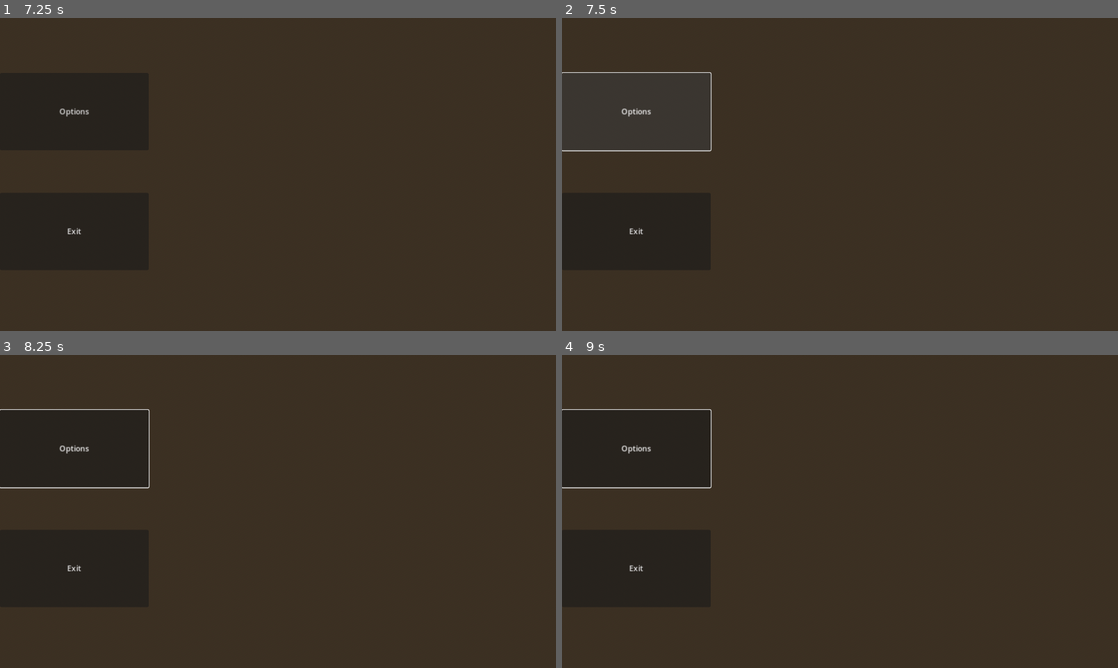
Above: before the commit, frames 1-4 (two rows, left to right).
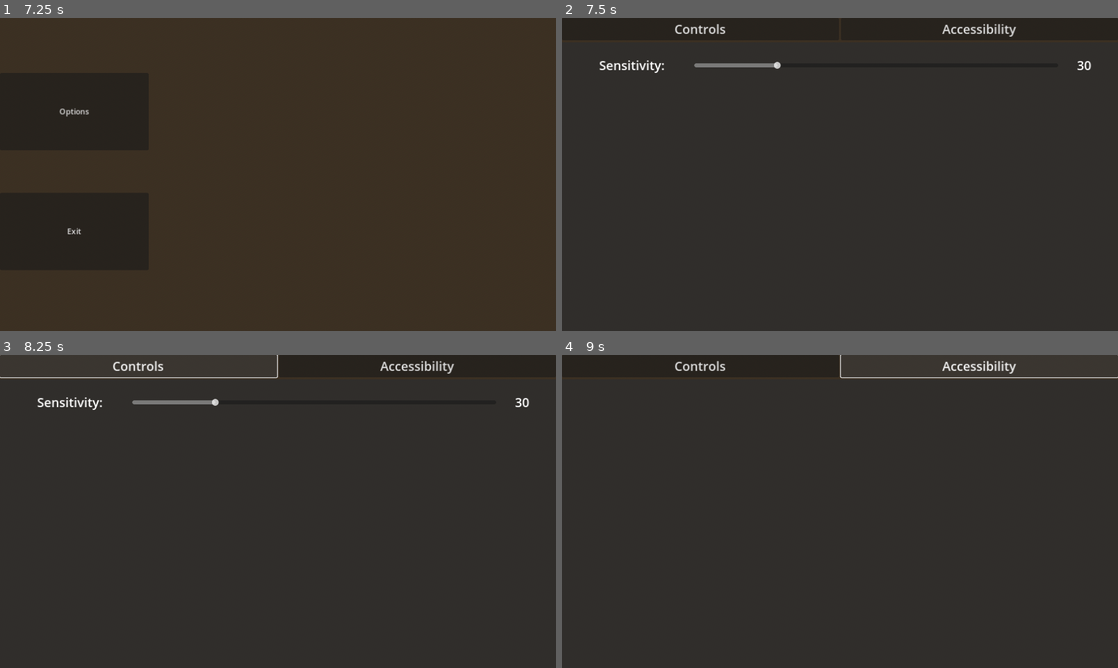
Above: after the commit, the same moments.

Repository: SamJoffy/The-H.I.G.H.L.I.G.H.T.-Reel-Settings-Test
Game: Godot game, scene res://Scenes/main_menu.tscn
The game is run twice, just before and just after one commit, with the same random seed, the same clock (stepped at 60 frames per second) and the same inputs.
Inputs (mouse positions are in pixels of both pictures, inside the frame that each line leads up to):
- Up to frame 1 (7.25 s): click "Options" at 0.5 s; click "Play" at 1.25 s; click (205, 262) at 2.02 s; type "12" at 2.1 s; click "Host" at 2.75 s; tap Enter at 3.5 s; move the mouse to (305, 174) at 3.52 s; hold W (forwards) from 3.53 s (still down); tap Shift (dash) every 0.75 s from 3.6 to 6.6 s; tap Space (jump) at 3.77, 4.52, 6.02, 6.5, 6.77 s; move the mouse to (250, 174) at 4.27 s; move the mouse to (289, 168) at 5.02 s; move the mouse to (272, 180) at 5.77 s; move the mouse to (316, 177) at 6.52 s; tap Escape (escape) at 7.15 s
- Up to frame 2 (7.5 s): release W (forwards) at 7.25 s; click "Options" at 7.25 s
- Up to frame 3 (8.25 s): click (139, 367) at 8 s, where only the run after the commit has a clickable "Controls"
- Up to frame 4 (9 s): click (979, 367) at 8.75 s, where only the run after the commit has a clickable "Accessibility"

Frame 1 is identical in both runs. In frame 2, 1.6% of the frame differs, in the area x 0-96%, y 1-70%; in frame 3, 1.9%, in the area x 0-96%, y 0-70%; in frame 4, 1.0%.
Error in both runs: Assertion failed: UPNP Discover Failed! Error 24 (res://Scripts/multiplayer_map.gd:46)

Commit message:
Implemented Sensitivity Settings
Only in game tho, still have to implement it to main menu

Diff:
--- a/Godot Files/Scenes/options.tscn
+++ b/Godot Files/Scenes/options.tscn
@@ -1,15 +1,22 @@
-[gd_scene load_steps=2 format=3 uid="uid://c0ycv5tnl0734"]
+[gd_scene load_steps=3 format=3 uid="uid://c0ycv5tnl0734"]
+
+[ext_resource type="Script" path="res://Scripts/options.gd" id="1_uo7e3"]
 
 [sub_resource type="StyleBoxFlat" id="StyleBoxFlat_268co"]
 bg_color = Color(0.176471, 0.176471, 0.176471, 0.803922)
 
-[node name="Options" type="Control"]
+[node name="Options" type="Control" node_paths=PackedStringArray("CONTROLSSETTINGS", "ACCESSIBILITYSETTINGS", "CURRENTSENSITIVITY", "SENSITIVITYSLIDER")]
 layout_mode = 3
 anchors_preset = 15
 anchor_right = 1.0
 anchor_bottom = 1.0
 grow_horizontal = 2
 grow_vertical = 2
+script = ExtResource("1_uo7e3")
+CONTROLSSETTINGS = NodePath("VBoxContainer/ControlsSettings")
+ACCESSIBILITYSETTINGS = NodePath("VBoxContainer/AccessibilitySettings")
+CURRENTSENSITIVITY = NodePath("VBoxContainer/ControlsSettings/SensitivitySettings/CurrentSensitivity")
+SENSITIVITYSLIDER = NodePath("VBoxContainer/ControlsSettings/SensitivitySettings/SensitivitySlider")
 
 [node name="VBoxContainer" type="VBoxContainer" parent="."]
 layout_mode = 1
@@ -57,10 +64,13 @@
 horizontal_alignment = 1
 vertical_alignment = 1
 
-[node name="HSlider" type="HSlider" parent="VBoxContainer/ControlsSettings/SensitivitySettings"]
+[node name="SensitivitySlider" type="HSlider" parent="VBoxContainer/ControlsSettings/SensitivitySettings"]
 layout_mode = 2
 size_flags_horizontal = 3
 size_flags_vertical = 1
+min_value = 10.0
+step = 5.0
+value = 10.0
 
 [node name="CurrentSensitivity" type="Label" parent="VBoxContainer/ControlsSettings/SensitivitySettings"]
 custom_minimum_size = Vector2(100, 0)
@@ -75,3 +85,8 @@
 layout_mode = 2
 size_flags_vertical = 3
 theme_override_styles/panel = SubResource("StyleBoxFlat_268co")
+
+[connection signal="pressed" from="VBoxContainer/HBoxContainer/Controls" to="." method="_on_controls_pressed"]
+[connection signal="pressed" from="VBoxContainer/HBoxContainer/Accessibility" to="." method="_on_accessibility_pressed"]
+[connection signal="drag_ended" from="VBoxContainer/ControlsSettings/SensitivitySettings/SensitivitySlider" to="." method="_on_sensitivity_slider_drag_ended"]
+[connection signal="value_changed" from="VBoxContainer/ControlsSettings/SensitivitySettings/SensitivitySlider" to="." method="_on_sensitivity_slider_value_changed"]
--- a/Godot Files/Scenes/player.tscn
+++ b/Godot Files/Scenes/player.tscn
@@ -56,3 +56,5 @@
 
 [node name="MultiplayerSynchronizer" type="MultiplayerSynchronizer" parent="."]
 replication_config = SubResource("SceneReplicationConfig_qcmea")
+
+[connection signal="sensitivityChanged" from="SettingsMenu" to="." method="_on_settings_menu_sensitivity_changed"]
--- a/Godot Files/Scenes/settings_menu.tscn
+++ b/Godot Files/Scenes/settings_menu.tscn
@@ -3,7 +3,7 @@
 [ext_resource type="Script" path="res://Scripts/settings_menu.gd" id="1_8ri8k"]
 [ext_resource type="PackedScene" uid="uid://c0ycv5tnl0734" path="res://Scenes/options.tscn" id="2_ln1sc"]
 
-[node name="SettingsMenu" type="Control"]
+[node name="SettingsMenu" type="Control" node_paths=PackedStringArray("OPTIONS", "MENU")]
 layout_mode = 3
 anchors_preset = 15
 anchor_right = 1.0
@@ -11,6 +11,8 @@
 grow_horizontal = 2
 grow_vertical = 2
 script = ExtResource("1_8ri8k")
+OPTIONS = NodePath("Options")
+MENU = NodePath("Menu")
 
 [node name="Menu" type="Control" parent="."]
 anchors_preset = 0
@@ -44,3 +46,6 @@
 layout_mode = 1
 
 [connection signal="pressed" from="Menu/ExitButton" to="." method="_on_exit_pressed"]
+[connection signal="pressed" from="Menu/OptionsButton" to="." method="_on_options_button_pressed"]
+[connection signal="optionsExited" from="Options" to="." method="_on_options_options_exited"]
+[connection signal="sensitivity_changed" from="Options" to="." method="_on_options_sensitivity_changed"]
--- /dev/null
+++ b/Godot Files/Scripts/options.gd
@@ -0,0 +1,46 @@
+class_name Options
+
+extends Control
+
+@export var CONTROLSSETTINGS: Panel
+@export var ACCESSIBILITYSETTINGS: Panel
+@export var CURRENTSENSITIVITY: Label
+@export var SENSITIVITYSLIDER: HSlider
+
+const DEFAULTSENSITIVITY: int = 30
+
+var currentSensitivity: int
+
+signal sensitivity_changed(sens: int)
+signal optionsExited
+
+func _ready():
+	currentSensitivity = DEFAULTSENSITIVITY
+	SENSITIVITYSLIDER.value = DEFAULTSENSITIVITY
+	CURRENTSENSITIVITY.text = str(DEFAULTSENSITIVITY)
+
+func _on_controls_pressed():
+	CONTROLSSETTINGS.visible = true
+	ACCESSIBILITYSETTINGS.visible = false
+
+func _on_accessibility_pressed():
+	CONTROLSSETTINGS.visible = false
+	ACCESSIBILITYSETTINGS.visible = true
+
+func _on_sensitivity_slider_drag_ended(value_changed):
+	if not value_changed:
+		return
+	CURRENTSENSITIVITY.text = str(SENSITIVITYSLIDER.value)
+	currentSensitivity = SENSITIVITYSLIDER.value
+	sensitivity_changed.emit(currentSensitivity)
+
+func _on_sensitivity_slider_value_changed(value):
+	CURRENTSENSITIVITY.text = str(value)
+
+func _process(delta):
+	if Input.is_action_just_pressed("escape"):
+		visible = false
+		optionsExited.emit()
+
+func getSettings():
+	return currentSensitivity
--- a/Godot Files/Scripts/player.gd
+++ b/Godot Files/Scripts/player.gd
@@ -57,13 +57,14 @@
 		velocity.y = JUMP_VELOCITY
 		await get_tree().create_timer(0.2).timeout
 		jump_ready = true
+	# Handle opening and closing SettingsMenu
 	elif Input.is_action_just_pressed("escape"):
-		if SETTINGSMENU.visible:
+		if not SETTINGSMENU.visible:
+			Input.mouse_mode = Input.MOUSE_MODE_VISIBLE
+			SETTINGSMENU.visible = true
+		elif SETTINGSMENU.getMenuVisible():
 			Input.mouse_mode = Input.MOUSE_MODE_CAPTURED
 			SETTINGSMENU.visible = false
-		else:
-			Input.mouse_mode = Input.MOUSE_MODE_VISIBLE
-			SETTINGSMENU.visible = true
 
 func _notification(what):
 	match what:
@@ -101,3 +102,6 @@
 
 func update_gravity(delta) -> void:
 	velocity.y -= gravity * delta
+
+func _on_settings_menu_sensitivity_changed(sens):
+	MOUSE_SENSITIVITY = 1 + (sens/100)
--- a/Godot Files/Scripts/settings_menu.gd
+++ b/Godot Files/Scripts/settings_menu.gd
@@ -1,6 +1,24 @@
 extends Control
 
+@export var OPTIONS: Options
+@export var MENU: Control
 
+signal sensitivityChanged(sens: int)
 
 func _on_exit_pressed():
 	get_tree().quit()
+
+
+func _on_options_button_pressed():
+	MENU.visible = false
+	OPTIONS.visible = true
+
+func _on_options_options_exited():
+	MENU.visible = true
+
+func getMenuVisible():
+	return MENU.visible
+
+
+func _on_options_sensitivity_changed(sens):
+	sensitivityChanged.emit(sens)
